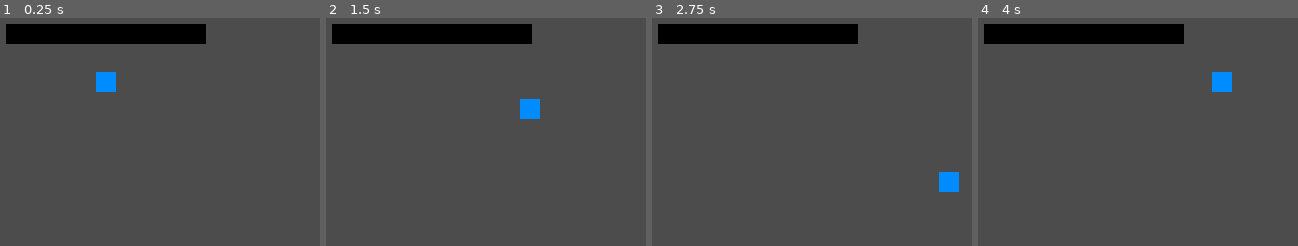
Above: before the commit, frames 1-4 (left to right).
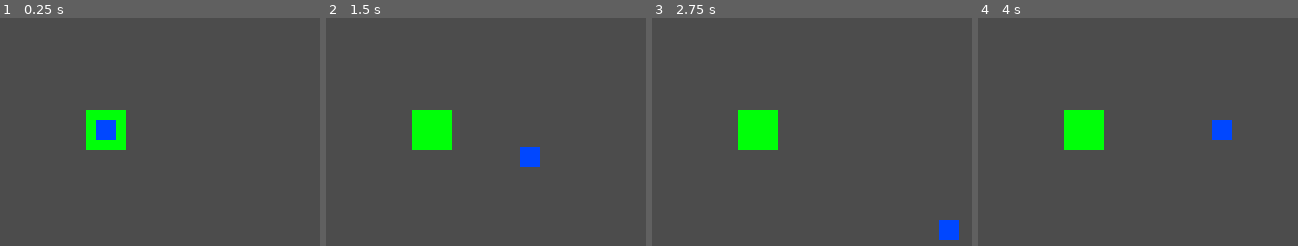
Above: after the commit, the same moments.

Repository: pithnoo/Elevending
Game: Godot game, scene res://Scenes/World.tscn
Two runs of this game, one before a commit and one after it. Both use one fixed random seed, a clock stepped at 60 frames per second and the inputs below.
Inputs:
- Up to frame 1 (0.25 s): no input
- Up to frame 2 (1.5 s): tap Enter at 0.5 s; hold Right (ui_right) 0.53-1.28 s; hold Down (ui_down) from 1.28 s (still down)
- Up to frame 3 (2.75 s): release Down (ui_down) at 2.03 s; hold Right (ui_right) from 2.03 s (still down)
- Up to frame 4 (4 s): release Right (ui_right) at 2.78 s; hold Up (ui_up) 2.78-3.53 s; hold Left (ui_left) from 3.53 s (still down)

The runs differ from the first frame. In frame 1, 8.2% of the frame differs, in the area x 1-65%, y 2-58%; in frame 2, 8.8%, in the area x 1-67%, y 2-66%; in frame 3, 8.8%; in frame 4, 8.8%.

Commit message:
finished implementing lyout for core, finished player FSM for idle and movement

Diff:
--- /dev/null
+++ b/Scenes/Core.tscn
@@ -0,0 +1,16 @@
+[gd_scene load_steps=3 format=2]
+
+[ext_resource path="res://White-Pixel.png" type="Texture" id=1]
+
+[sub_resource type="RectangleShape2D" id=1]
+
+[node name="Core" type="Area2D"]
+scale = Vector2( 20, 20 )
+
+[node name="CollisionShape2D" type="CollisionShape2D" parent="."]
+scale = Vector2( 0.05, 0.05 )
+shape = SubResource( 1 )
+
+[node name="Sprite" type="Sprite" parent="."]
+modulate = Color( 0, 1, 0.0392157, 1 )
+texture = ExtResource( 1 )
--- a/Scenes/Player.tscn
+++ b/Scenes/Player.tscn
@@ -6,37 +6,13 @@
 [ext_resource path="res://Code/move.gd" type="Script" id=4]
 [ext_resource path="res://Code/idle.gd" type="Script" id=5]
 
-[sub_resource type="Animation" id=5]
+[sub_resource type="Animation" id=11]
 resource_name = "Idle"
-tracks/0/type = "value"
-tracks/0/path = NodePath("Sprite:modulate")
-tracks/0/interp = 1
-tracks/0/loop_wrap = true
-tracks/0/imported = false
-tracks/0/enabled = true
-tracks/0/keys = {
-"times": PoolRealArray( 0.1 ),
-"transitions": PoolRealArray( 1 ),
-"update": 0,
-"values": [ Color( 1, 1, 1, 1 ) ]
-}
 
-[sub_resource type="Animation" id=6]
+[sub_resource type="Animation" id=12]
 resource_name = "Move"
-tracks/0/type = "value"
-tracks/0/path = NodePath("Sprite:modulate")
-tracks/0/interp = 1
-tracks/0/loop_wrap = true
-tracks/0/imported = false
-tracks/0/enabled = true
-tracks/0/keys = {
-"times": PoolRealArray( 0.1 ),
-"transitions": PoolRealArray( 1 ),
-"update": 0,
-"values": [ Color( 0, 0.505882, 1, 1 ) ]
-}
 
-[sub_resource type="Animation" id=7]
+[sub_resource type="Animation" id=13]
 length = 0.001
 tracks/0/type = "value"
 tracks/0/path = NodePath(".:modulate")
@@ -89,15 +65,15 @@
 }
 
 [node name="AnimationPlayer" type="AnimationPlayer" parent="."]
-anims/Idle = SubResource( 5 )
-anims/Move = SubResource( 6 )
-anims/RESET = SubResource( 7 )
+anims/Idle = SubResource( 11 )
+anims/Move = SubResource( 12 )
+anims/RESET = SubResource( 13 )
 
 [node name="AnimationTree" type="AnimationTree" parent="."]
 tree_root = SubResource( 10 )
 anim_player = NodePath("../AnimationPlayer")
 active = true
-parameters/playback = SubResource( 4 )
+parameters/playback = SubResource( 14 )
 
 [node name="Sprite" type="Sprite" parent="."]
 modulate = Color( 0, 0.505882, 1, 1 )
--- /dev/null
+++ b/Scenes/ProtoWall.tscn
@@ -0,0 +1,20 @@
+[gd_scene load_steps=3 format=2]
+
+[ext_resource path="res://White-Pixel.png" type="Texture" id=1]
+
+[sub_resource type="RectangleShape2D" id=1]
+
+[node name="Wall" type="Sprite"]
+modulate = Color( 0, 0, 0, 1 )
+position = Vector2( 128, 32 )
+scale = Vector2( 100, 10 )
+texture = ExtResource( 1 )
+__meta__ = {
+"_edit_group_": true
+}
+
+[node name="StaticBody2D" type="StaticBody2D" parent="."]
+
+[node name="CollisionShape2D" type="CollisionShape2D" parent="StaticBody2D"]
+scale = Vector2( 0.05, 0.05 )
+shape = SubResource( 1 )
--- a/Scenes/World.tscn
+++ b/Scenes/World.tscn
@@ -1,28 +1,14 @@
-[gd_scene load_steps=4 format=2]
+[gd_scene load_steps=3 format=2]
 
-[ext_resource path="res://White-Pixel.png" type="Texture" id=1]
 [ext_resource path="res://Scenes/Player.tscn" type="PackedScene" id=2]
-
-[sub_resource type="RectangleShape2D" id=1]
+[ext_resource path="res://Scenes/Core.tscn" type="PackedScene" id=3]
 
 [node name="World" type="Node2D"]
 
+[node name="YSort" type="YSort" parent="."]
+
+[node name="Core" parent="." instance=ExtResource( 3 )]
+position = Vector2( 160, 88 )
+
 [node name="Player" parent="." instance=ExtResource( 2 )]
-position = Vector2( 160, 64 )
-
-[node name="Wall" type="Sprite" parent="."]
-modulate = Color( 0, 0, 0, 1 )
-position = Vector2( 160, 40 )
-scale = Vector2( 100, 10 )
-texture = ExtResource( 1 )
-__meta__ = {
-"_edit_group_": true
-}
-
-[node name="StaticBody2D" type="StaticBody2D" parent="Wall"]
-
-[node name="CollisionShape2D" type="CollisionShape2D" parent="Wall/StaticBody2D"]
-scale = Vector2( 0.05, 0.01 )
-shape = SubResource( 1 )
-
-[node name="YSort" type="YSort" parent="."]
+position = Vector2( 160, 88 )
Not shown: 1 places in Scenes/Player.tscn that only renumber resources
